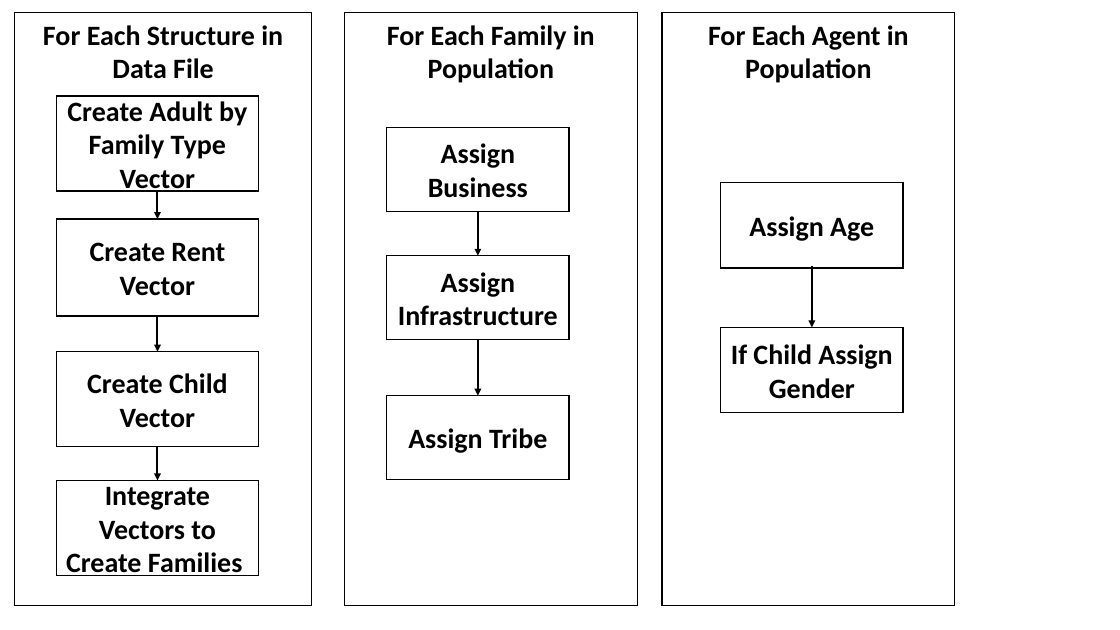
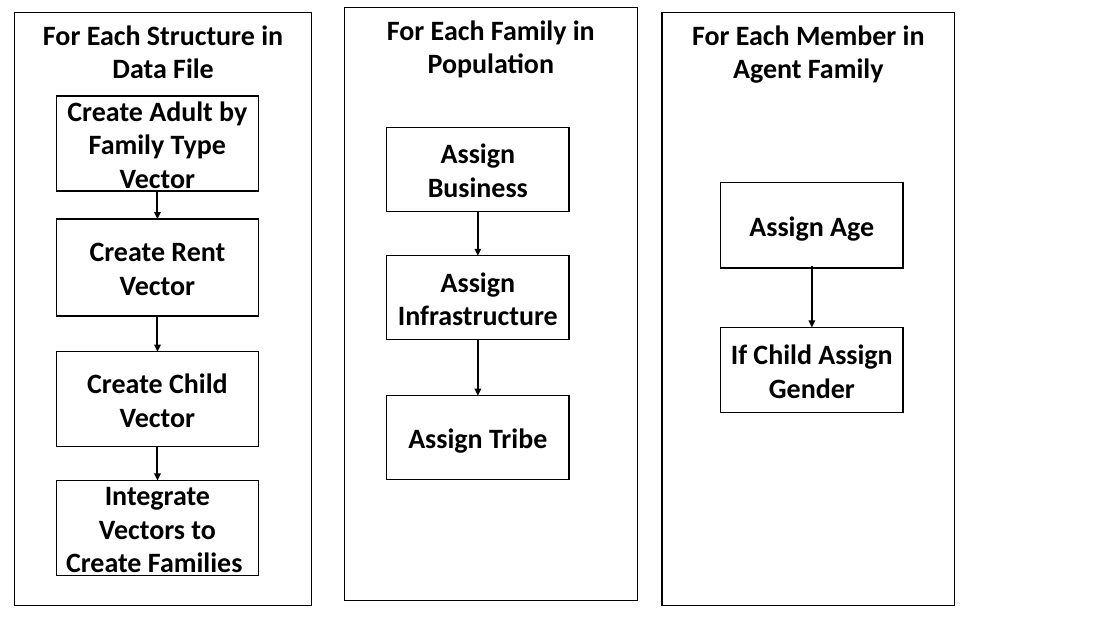
Before and after one commit to tpike3/Kibera, a slide deck: slide 1 of Population/population_creation_flowchart.pptx. Drawn at 1120x630 pixels with LibreOffice and Linux fonts; fonts in the diff are those of the drawing. Boxes give left, top, right and bottom in pixels: in the first picture for what was removed or moved away, otherwise in the second. Text is boxed around its words. In the diff, an @@ line names an element or a change of style, - is before the commit and + after.

```diff
--- a/Population/population_creation_flowchart.pptx
+++ b/Population/population_creation_flowchart.pptx
@@ rectangle "For Each Family in Population": place and size @@
-rectangle "For Each Family in Population" at bbox=[344, 13, 637, 606]
+rectangle "For Each Family in Population" at bbox=[344, 8, 637, 601]
@@ text in rectangle at bbox=[692, 25, 925, 83]: text changed @@
-For Each Agent in Population
+For Each Member in Agent Family
```
Also in this commit, not shown: 2 other slides changed, 1 other file.
